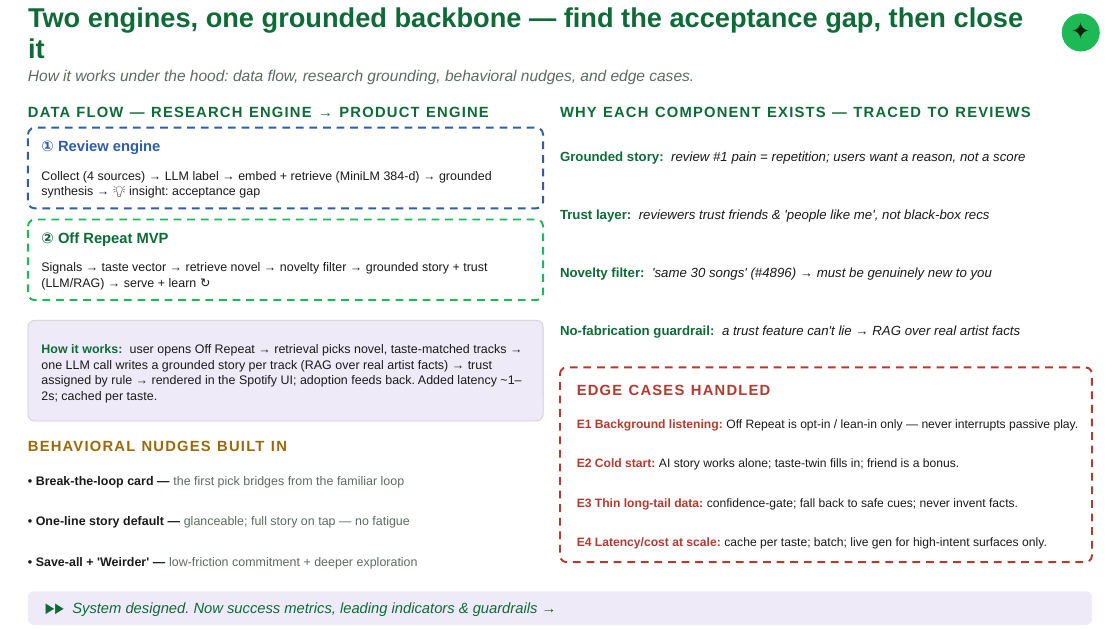
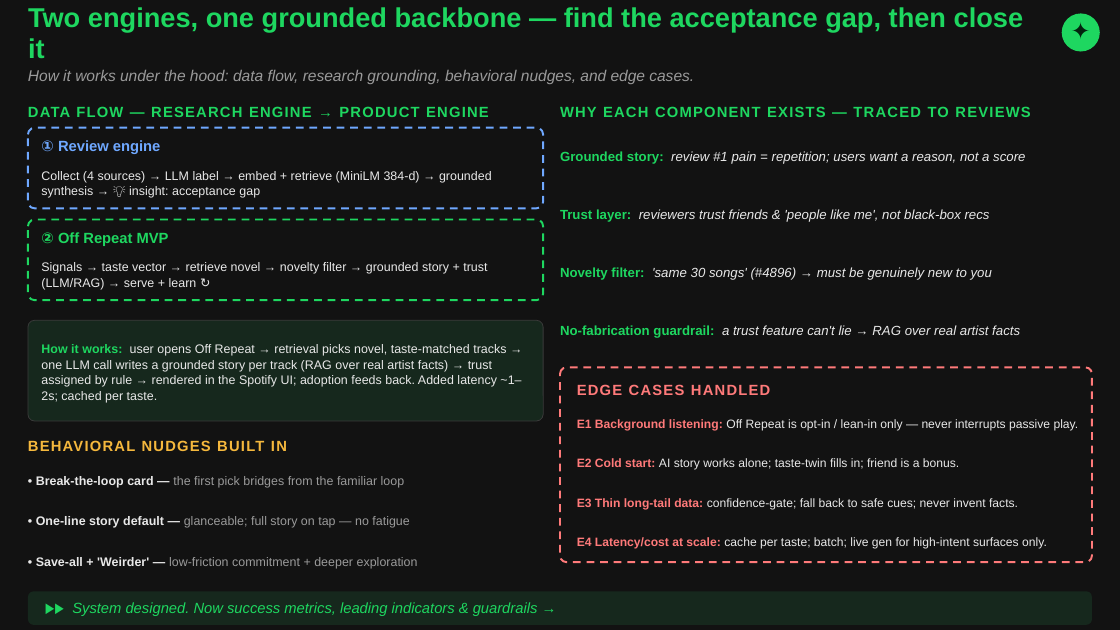
Before and after one commit to nityagupta25/spotify-discovery-engine, a slide deck: slide 8 of Off_Repeat_Deck_TopFellow.pptx. Drawn at 1120x630 pixels with LibreOffice and Linux fonts; fonts in the diff are those of the drawing. Boxes give left, top, right and bottom in pixels: in the first picture for what was removed or moved away, otherwise in the second. Text is boxed around its words. In the diff, an @@ line names an element or a change of style, - is before the commit and + after.

```diff
--- a/Off_Repeat_Deck_TopFellow.pptx
+++ b/Off_Repeat_Deck_TopFellow.pptx
@@ background #FFFFFF to #121212 @@
@@ ellipse at bbox=[1062, 13, 1100, 52]: fill #1DB954 to #1ED760 @@
@@ text "How it works under the ..." at bbox=[28, 70, 694, 84]: text colour #5C6B62 to #9A9A9A @@
@@ rounded rectangle at bbox=[28, 128, 543, 208]: fill #FFFFFF to #121212; outline #2C5FA8 1.25 pt dashed to #6FA8FF 1.25 pt dashed @@
@@ text "① Review engine" at bbox=[41, 140, 160, 154]: text colour #2C5FA8 to #6FA8FF @@
@@ text "Grounded story: review #1 pain ..." at bbox=[560, 151, 1025, 164]: text colour #0E6B37 to #1ED760 in "Grounded story:"; text colour #1A1A1A to #E8E8E8 in "review #1 pain = repetition; users want ..." @@
@@ text "Collect (4 sources) → LLM ..." at bbox=[41, 171, 492, 198]: text colour #1A1A1A to #E8E8E8 @@
@@ text "Trust layer: reviewers trust friends ..." at bbox=[560, 209, 990, 222]: text colour #0E6B37 to #1ED760 in "Trust layer:"; text colour #1A1A1A to #E8E8E8 in "reviewers trust friends & 'people like me', ..." @@
@@ rounded rectangle at bbox=[28, 220, 543, 300]: fill #FFFFFF to #121212; outline #1DB954 1.25 pt dashed to #1ED760 1.25 pt dashed @@
@@ text "Signals → taste vector → ..." at bbox=[41, 262, 487, 290]: text colour #1A1A1A to #E8E8E8 @@
@@ text "Novelty filter: 'same 30 songs' ..." at bbox=[560, 267, 992, 280]: text colour #0E6B37 to #1ED760 in "Novelty filter:"; text colour #1A1A1A to #E8E8E8 in "'same 30 songs' (#4896) → must be ..." @@
@@ rounded rectangle at bbox=[28, 320, 543, 421]: fill #EFEAF7 to #16281D; outline #CFCFCF 0.5 pt to #3A3A3A 0.5 pt @@
@@ text "How it works: user opens ..." at bbox=[41, 344, 521, 403]: text colour #0E6B37 to #1ED760 in "How it works:"; text colour #1A1A1A to #E8E8E8 @@
@@ text "No-fabrication guardrail: a trust feature ..." at bbox=[560, 325, 1020, 338]: text colour #0E6B37 to #1ED760 in "No-fabrication guardrail:"; text colour #1A1A1A to #E8E8E8 in "a trust feature can't lie → RAG ..." @@
@@ rounded rectangle at bbox=[560, 367, 1092, 562]: fill #FFFFFF to #121212; outline #B23A2E 1.25 pt dashed to #FF7A7A 1.25 pt dashed @@
@@ text "EDGE CASES HANDLED" at bbox=[577, 384, 770, 395]: text colour #B23A2E to #FF7A7A @@
@@ text "E1 Background listening: Off Repeat ..." at bbox=[577, 419, 1079, 431]: text colour #B23A2E to #FF7A7A in "E1 Background listening:"; text colour #1A1A1A to #E8E8E8 in "Off Repeat is opt-in / lean-in only ..." @@
@@ text "BEHAVIORAL NUDGES BUILT IN" at bbox=[28, 440, 287, 451]: text colour #9A6A08 to #F5B83D @@
@@ text "E2 Cold start: AI story ..." at bbox=[577, 458, 959, 470]: text colour #B23A2E to #FF7A7A in "E2 Cold start:"; text colour #1A1A1A to #E8E8E8 in "AI story works alone; taste-twin fills in; ..." @@
@@ text "• Break-the-loop card — the ..." at bbox=[36, 476, 405, 488]: text colour #1A1A1A to #E8E8E8 in "• Break-the-loop card —"; text colour #5C6B62 to #9A9A9A in "the first pick bridges from the familiar ..." @@
@@ text "• One-line story default — ..." at bbox=[36, 516, 409, 528]: text colour #1A1A1A to #E8E8E8 in "• One-line story default —"; text colour #5C6B62 to #9A9A9A in "glanceable; full story on tap — no ..." @@
@@ text "E3 Thin long-tail data: confidence-gate; ..." at bbox=[577, 498, 1018, 510]: text colour #B23A2E to #FF7A7A in "E3 Thin long-tail data:"; text colour #1A1A1A to #E8E8E8 in "confidence-gate; fall back to safe cues; never ..." @@
@@ text "E4 Latency/cost at scale: cache ..." at bbox=[577, 537, 1047, 549]: text colour #B23A2E to #FF7A7A in "E4 Latency/cost at scale:"; text colour #1A1A1A to #E8E8E8 in "cache per taste; batch; live gen for ..." @@
@@ text "• Save-all + 'Weirder' — ..." at bbox=[36, 557, 418, 569]: text colour #1A1A1A to #E8E8E8 in "• Save-all + 'Weirder' —"; text colour #5C6B62 to #9A9A9A in "low-friction commitment + deeper exploration" @@
@@ rounded rectangle at bbox=[28, 591, 1092, 625]: fill #EFEAF7 to #16281D @@
@@ text colour #0E6B37 to #1ED760 in 5 elements at bbox=[28, 7, 1024, 58], bbox=[28, 106, 489, 117], bbox=[41, 232, 169, 246], bbox=[560, 106, 1030, 117], bbox=[72, 602, 538, 616] @@
```
Also in this commit, not shown: 9 other slides changed, 2 other files.
